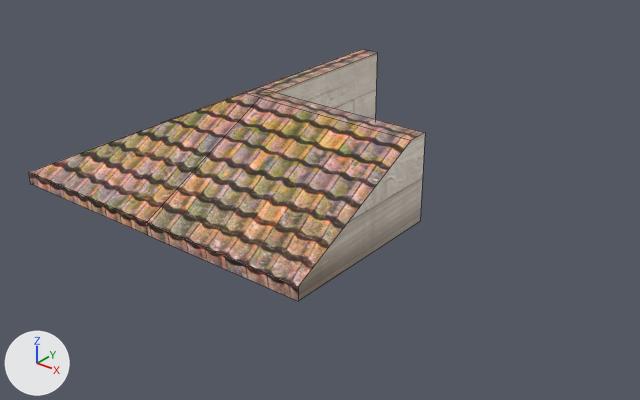
A saved change to the COLLADA model art/Packs/Buildings/SP_Sparta/svspartaroof6.dae.
Before and after are seen from a 50 mm camera at (4.79, -5.37, 3.21) aimed at (0.4, 0.12, -0.19). Lighting does not change. The marker at lower left points along +X, +Y and +Z. Mesh edges are drawn as thin lines.

The first picture shows 'cube12_sep25-0'.
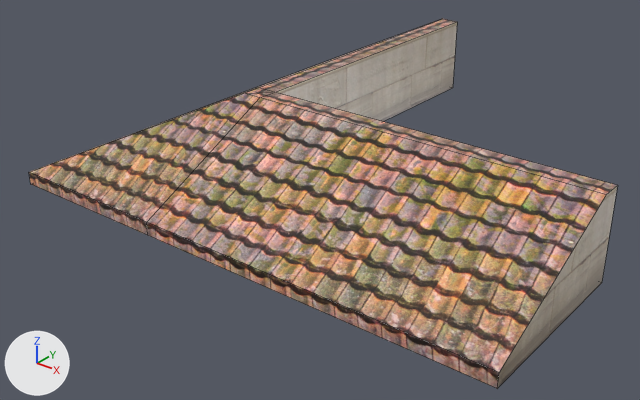
The newer file is also rescaled (x1.333) as a whole; pictures and numbers use the older file's frame.

Edits to the scene script, one JSON object a line:
```json
{"block": "me_cube12_sep25_0", "where": "# used by ob_cube12_sep25_0; location = (0.0, 0.0, 0.0)"}
{"op": "remove", "block": "me_cube12_sep25_0", "code": "me_cube12_sep25_0.from_pydata(...)  # 21 vertices, 20 faces; spans x -1.5..1.5, y -1.5..1.5, z 0.0..0.75"}
{"op": "add", "block": "me_cube12_sep25_0", "code": "me_cube12_sep25_0.from_pydata(...)  # 21 vertices, 20 faces; spans x -1.5..3.0, y -1.5..3.0, z 0.0..0.75"}
{"block": "me_cube12_sep25_0", "change": "me_cube12_sep25_0 part 1"}
{"block": "me_cube12_sep25_0", "change": "10 vertices are removed from x -1.5..1.5, y -1.5..1.5, z 0.0..0.75"}
{"block": "me_cube12_sep25_0", "change": "12 faces are deleted"}
{"block": "me_cube12_sep25_0", "change": "5 new vertices lie (3.0, 0.0, 0.0) away from vertices in x 0.0, y -1.5..0.0, z 0.0..0.75"}
{"block": "me_cube12_sep25_0", "change": "5 new vertices lie (0.0, 3.0, 0.0) away from vertices in x -1.5..0.0, y 0.0, z 0.0..0.75"}
{"block": "me_cube12_sep25_0", "change": "6 new faces join them, mat_roof (picture img_svspartanroof1_jpg)"}
{"block": "me_cube12_sep25_0", "change": "4 new faces join them, mat_wall4 (picture img_svspartawall4_jpg)"}
{"block": "me_cube12_sep25_0", "change": "2 new faces join them, mat_wood2 (picture img_svspartawood3_jpg)"}
{"block": "me_cube12_sep25_0", "change": "me_cube12_sep25_0 part 2: 8 kept faces spanning x -1.5..0.0, y -1.5..0.0, z 0.0..0.75 get new texture (UV) coordinates"}
```

Location of each change, [x1, y1, x2, y2] in pixels of the pictures (640 x 400 px; the box of a moved part takes in the faces that stretch with it):
```json
{"object": "cube12_sep25-0", "change": "reshaped", "before": [29, 49, 425, 301], "after": [29, 19, 618, 388], "on screen": "49% wider, 46% taller"}
{"part": 1, "of": "me_cube12_sep25_0", "change": "moved or reshaped", "before": [147, 49, 425, 301], "after": [147, 19, 618, 388]}
{"part": 2, "of": "me_cube12_sep25_0", "change": "surface changed", "before": [29, 88, 274, 235], "after": [29, 88, 274, 235], "on screen": "brown to beige"}
```
